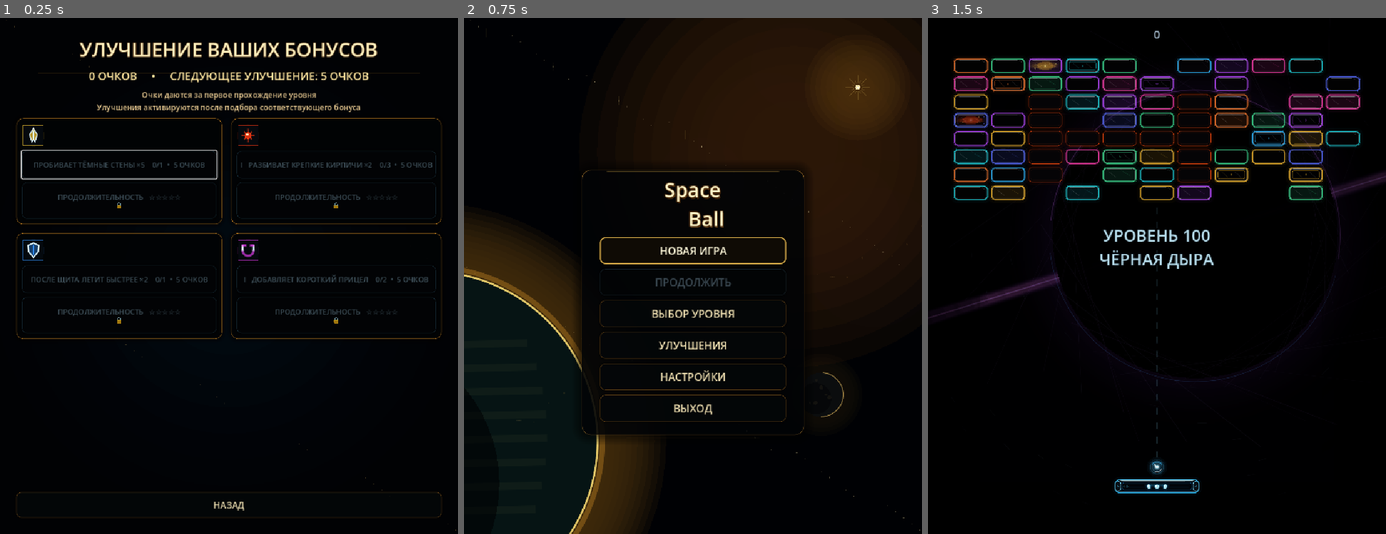
Above: before the commit, frames 1-3 (left to right).
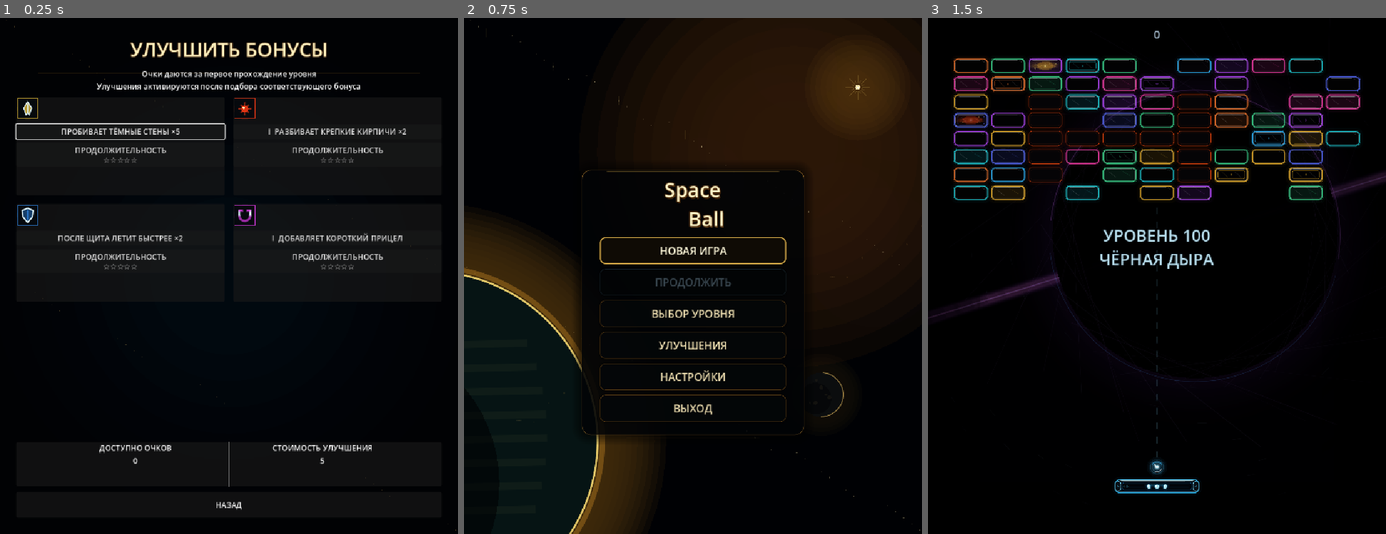
Above: after the commit, the same moments.

Repository: Ardarik421/arkanoid
Game: Godot game, scene res://scenes/skill_tree.tscn
Same seed, same stepped clock (60 frames per second), same inputs: the game is played once before the commit and once after it. This scene is started directly instead of the project's main scene. Sound files missing from this copy of the repository are replaced by a short silence.
Inputs:
- Up to frame 1 (0.25 s): no input
- Up to frame 2 (0.75 s): click "НАЗАД" at 0.5 s
- Up to frame 3 (1.5 s): click "НОВАЯ ИГРА" at 1.25 s

The runs differ from the first frame. In frame 1, 8.3% of the frame differs, in the area x 3-97%, y 4-97%; in frame 2, nothing differs; in frame 3, nothing differs.
Error after the commit: Cannot call method 'add_theme_font_size_override' on a null value. (res://scenes/skill_tree.gd:42)

Commit message:
Rework bonus upgrade points layout

Diff:
--- a/scenes/skill_tree.tscn
+++ b/scenes/skill_tree.tscn
@@ -29,14 +29,8 @@
 theme_override_constants/separation = 12
 [node name="Title" type="Label" parent="Margin/VBox"]
 layout_mode = 2
-text = "УЛУЧШЕНИЕ ВАШИХ БОНУСОВ"
+text = "УЛУЧШИТЬ БОНУСЫ"
 horizontal_alignment = 1
-[node name="Header" type="HBoxContainer" parent="Margin/VBox"]
-layout_mode = 2
-alignment = 1
-[node name="SPLabel" type="Label" parent="Margin/VBox/Header"]
-layout_mode = 2
-text = "0 ОЧКОВ"
 [node name="StatusLabel" type="Label" parent="Margin/VBox"]
 layout_mode = 2
 custom_minimum_size = Vector2(0, 46)
@@ -146,6 +140,38 @@
 layout_mode = 2
 text = "ПРОДОЛЖИТЕЛЬНОСТЬ\n☆☆☆☆☆"
 
+[node name="PointsPanel" type="PanelContainer" parent="Margin/VBox"]
+layout_mode = 2
+custom_minimum_size = Vector2(0, 92)
+[node name="HBox" type="HBoxContainer" parent="Margin/VBox/PointsPanel"]
+layout_mode = 2
+alignment = 1
+theme_override_constants/separation = 64
+[node name="Available" type="VBoxContainer" parent="Margin/VBox/PointsPanel/HBox"]
+layout_mode = 2
+custom_minimum_size = Vector2(260, 0)
+[node name="Caption" type="Label" parent="Margin/VBox/PointsPanel/HBox/Available"]
+layout_mode = 2
+text = "ДОСТУПНО ОЧКОВ"
+horizontal_alignment = 1
+[node name="Value" type="Label" parent="Margin/VBox/PointsPanel/HBox/Available"]
+layout_mode = 2
+text = "0"
+horizontal_alignment = 1
+[node name="Separator" type="VSeparator" parent="Margin/VBox/PointsPanel/HBox"]
+layout_mode = 2
+[node name="Cost" type="VBoxContainer" parent="Margin/VBox/PointsPanel/HBox"]
+layout_mode = 2
+custom_minimum_size = Vector2(260, 0)
+[node name="Caption" type="Label" parent="Margin/VBox/PointsPanel/HBox/Cost"]
+layout_mode = 2
+text = "СТОИМОСТЬ УЛУЧШЕНИЯ"
+horizontal_alignment = 1
+[node name="Value" type="Label" parent="Margin/VBox/PointsPanel/HBox/Cost"]
+layout_mode = 2
+text = "5"
+horizontal_alignment = 1
+
 [node name="BackButton" type="Button" parent="Margin/VBox"]
 layout_mode = 2
 custom_minimum_size = Vector2(0, 54)
